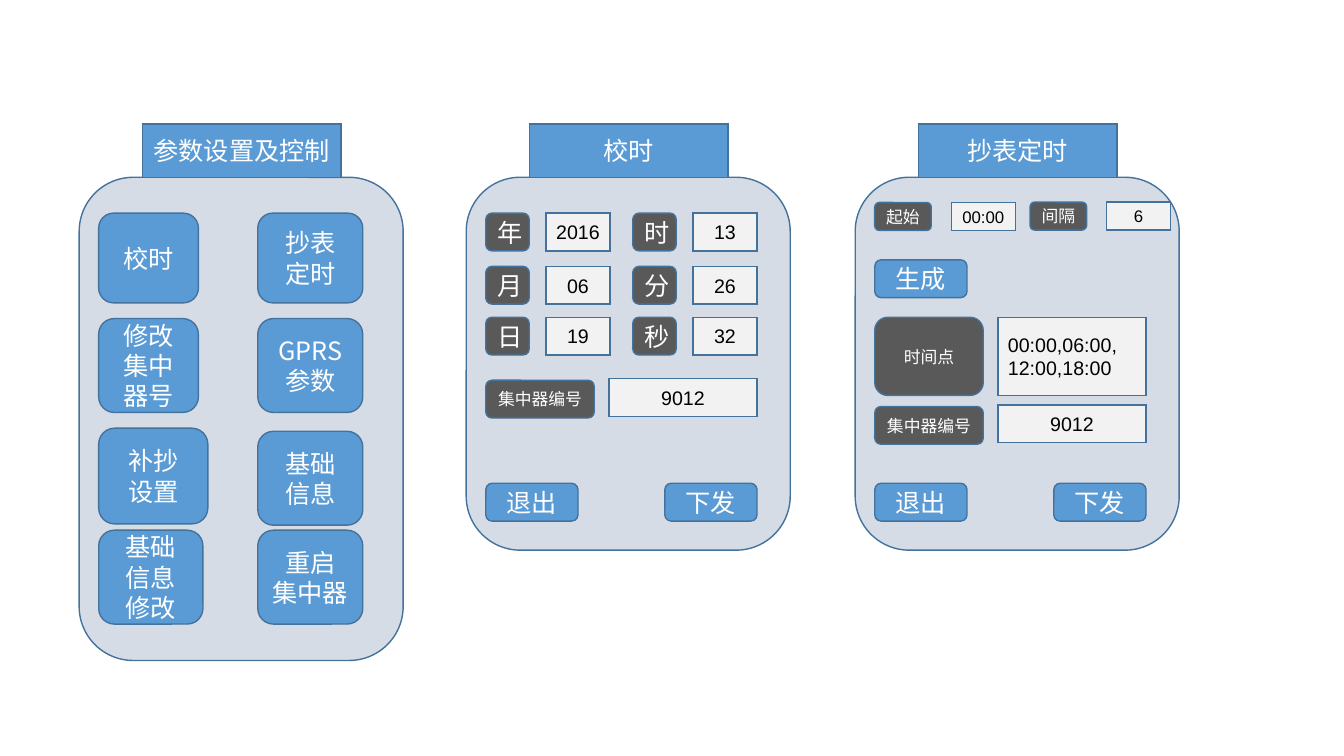
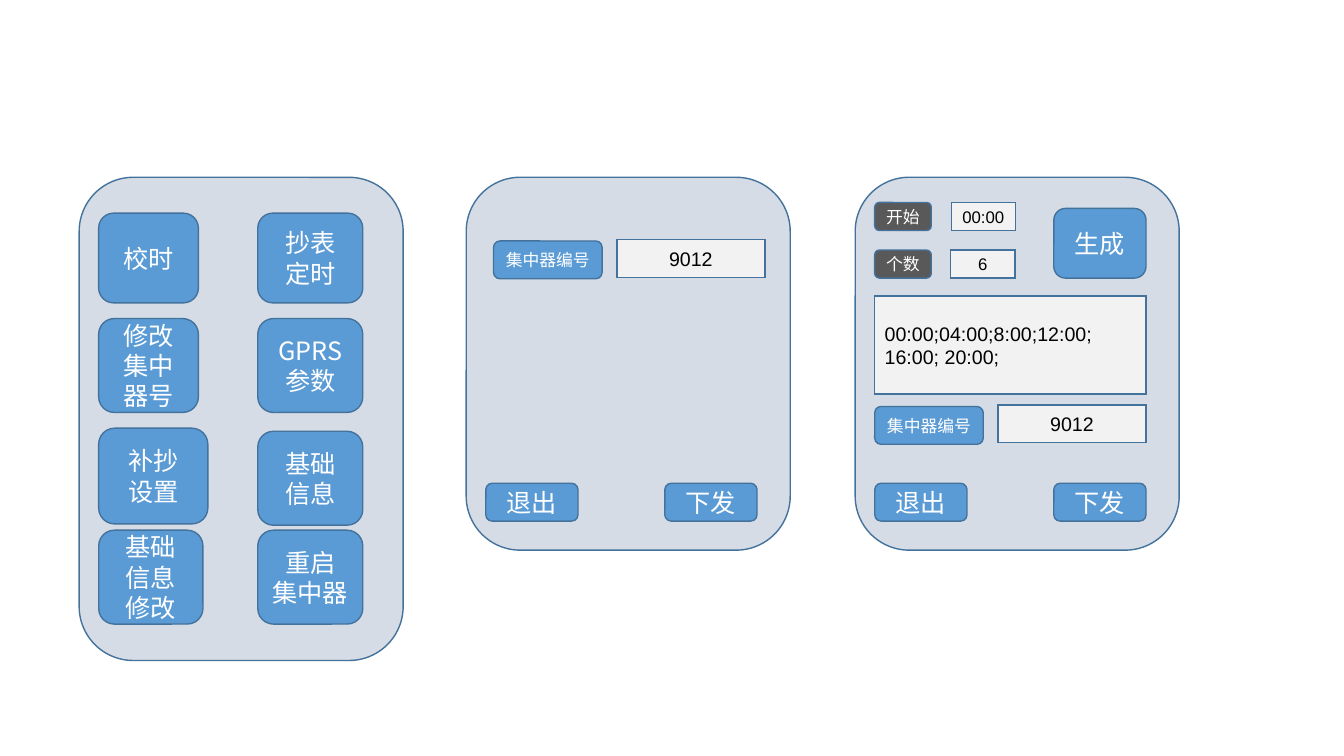
Before and after one commit to flimmy78/HandDevice, a slide deck: slide 2 of docs/design/界面设计.pptx. Drawn at 1344x756 pixels with LibreOffice and Linux fonts; fonts in the diff are those of the drawing. Boxes give left, top, right and bottom in pixels: in the first picture for what was removed or moved away, otherwise in the second. Text is boxed around its words. In the diff, an @@ line names an element or a change of style, - is before the commit and + after.

```diff
--- a/docs/design/界面设计.pptx
+++ b/docs/design/界面设计.pptx
@@ rectangle removed at <box>142,124,341,177</box> @@
-参数设置及控制
@@ rectangle removed at <box>529,124,728,177</box> @@
-校时
@@ rectangle removed at <box>919,124,1117,177</box> @@
-抄表定时
@@ text in rounded rectangle at <box>886,209,920,225</box>: text changed @@
-起始
+开始
@@ rounded rectangle "生成": place and size @@
-rounded rectangle "生成" at <box>875,260,967,297</box>
+rounded rectangle "生成" at <box>1054,209,1145,278</box>
@@ rounded rectangle removed at <box>486,213,529,250</box> @@
-年
@@ rectangle removed at <box>546,213,611,250</box> @@
-2016
@@ rounded rectangle removed at <box>633,213,677,250</box> @@
-时
@@ rectangle removed at <box>693,213,757,250</box> @@
-13
@@ rounded rectangle removed at <box>486,266,529,303</box> @@
-月
@@ rounded rectangle "集中器编号" at <box>494,241,603,278</box>: fill #595959 to #5B9BD5 @@
@@ rounded rectangle "集中器编号": place and size @@
-rounded rectangle "集中器编号" at <box>486,380,595,417</box>
+rounded rectangle "集中器编号" at <box>494,241,603,278</box>
@@ rectangle removed at <box>546,266,611,303</box> @@
-06
@@ rectangle "9012": place and size @@
-rectangle "9012" at <box>609,379,757,416</box>
+rectangle "9012" at <box>617,240,765,277</box>
@@ rounded rectangle removed at <box>633,266,677,303</box> @@
-分
@@ rectangle removed at <box>693,266,757,303</box> @@
-26
@@ rounded rectangle "个数": place and size @@
-rounded rectangle "个数" at <box>1030,203,1087,231</box>
+rounded rectangle "个数" at <box>875,250,932,278</box>
@@ text in rounded rectangle at <box>886,256,920,272</box>: text changed @@
-间隔
+个数
@@ rectangle "6": place and size @@
-rectangle "6" at <box>1107,203,1172,231</box>
+rectangle "6" at <box>951,250,1015,278</box>
@@ rectangle "00:00;04:00;8:00;12:00; 16:00; 20:00;": place and size @@
-rectangle "00:00;04:00;8:00;12:00; 16:00; 20:00;" at <box>998,318,1146,396</box>
+rectangle "00:00;04:00;8:00;12:00; 16:00; 20:00;" at <box>875,296,1146,394</box>
@@ rounded rectangle removed at <box>486,318,529,355</box> @@
-日
@@ rectangle removed at <box>546,318,611,355</box> @@
-19
@@ rounded rectangle removed at <box>633,318,677,355</box> @@
-秒
@@ rectangle removed at <box>693,318,757,355</box> @@
-32
@@ rounded rectangle removed at <box>875,318,984,396</box> @@
-时间点
@@ text in rectangle at <box>885,327,1092,367</box>: text changed @@
-00:00,06:00,
-12:00,18:00
+00:00;04:00;8:00;12:00; 16:00; 20:00;
@@ rounded rectangle "集中器编号" at <box>875,406,984,444</box>: fill #595959 to #5B9BD5 @@
```
Also in this commit, not shown: 9 other slides changed, 1 slide added, 3 slides removed.
